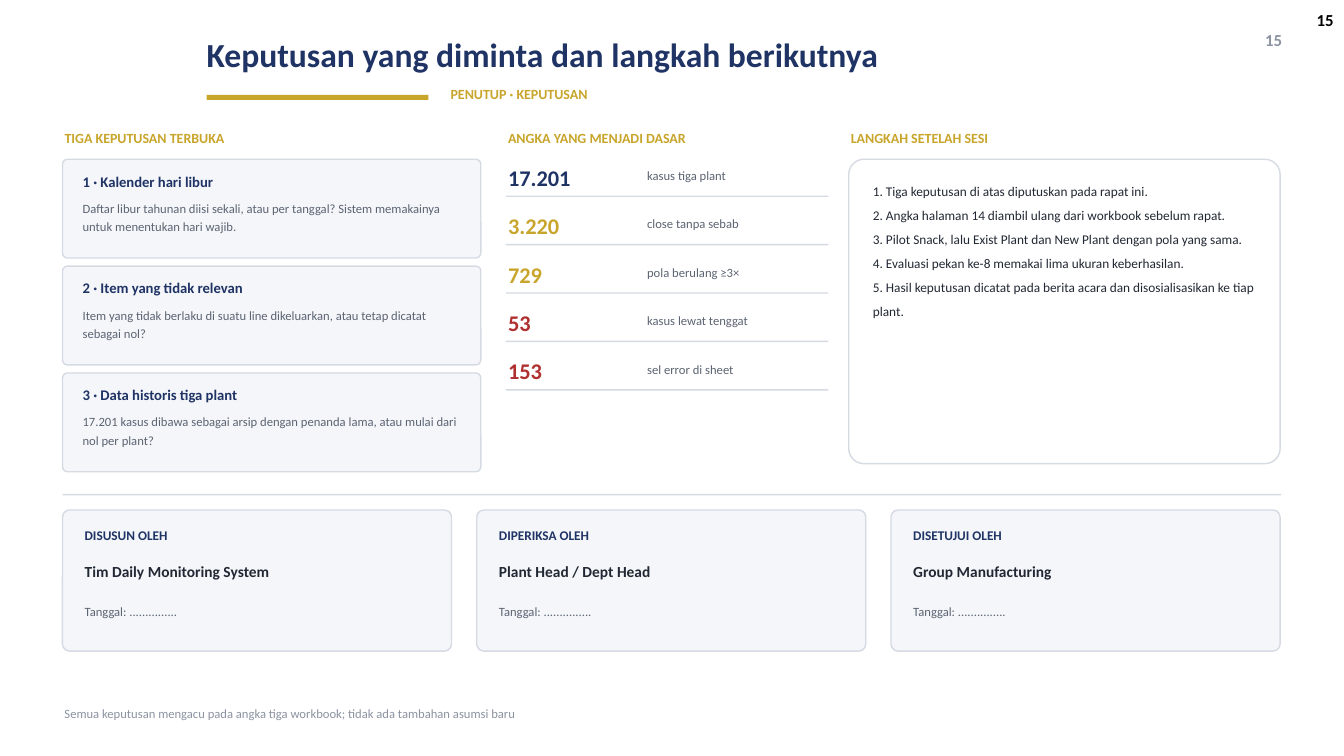
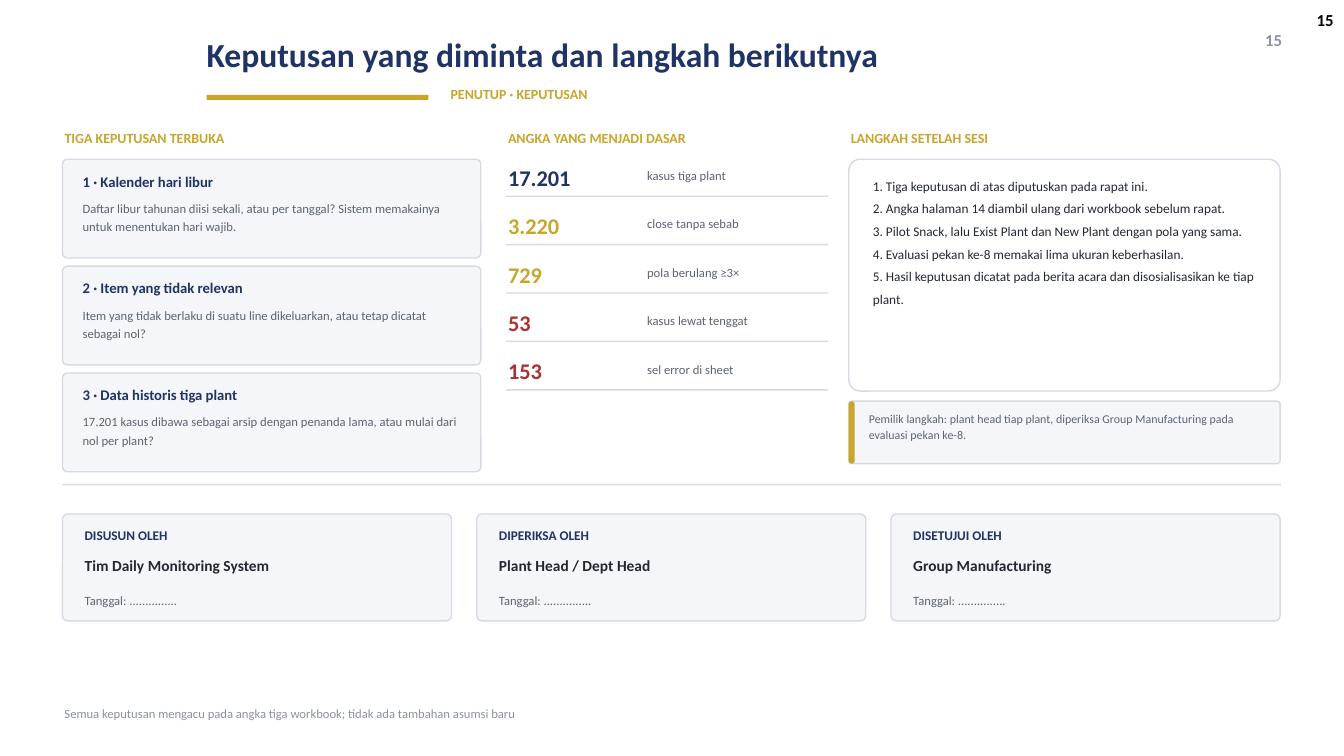
Before and after one commit to GalaxyDust/DailyMonitoringSystem_App, a slide deck: slide 15 of docs/DMS_Digitalisasi_v1.pptx. Drawn at 1344x756 pixels with LibreOffice and Linux fonts; fonts in the diff are those of the drawing; background and template pictures are left out. Boxes give left, top, right and bottom in pixels: in the first picture for what was removed or moved away, otherwise in the second. Text is boxed around its words. In the diff, an @@ line names an element or a change of style, - is before the commit and + after.

```diff
--- a/docs/DMS_Digitalisasi_v1.pptx
+++ b/docs/DMS_Digitalisasi_v1.pptx
@@ rounded rectangle: place and size @@
-rounded rectangle at [849, 159, 1280, 464]
+rounded rectangle at [849, 159, 1280, 391]
@@ text "1. Tiga keputusan di atas ..." at [873, 181, 1254, 306]: line spacing 1.5 to 1.42 @@
@@ rounded rectangle added at [849, 401, 1280, 464], fill #F4F6FA, outline #D5DAE3 1 pt @@
@@ rounded rectangle added at [849, 401, 855, 464], fill #C8A52B @@
@@ text added at [869, 414, 1234, 441], 8.5 pt, text #5C6472 @@
+Pemilik langkah: plant head tiap plant, diperiksa Group Manufacturing pada evaluasi pekan ke-8.
@@ 3 texts, 1 rectangle: place and size @@
-3 texts, 1 rectangle at [63, 494, 1281, 618]
+3 texts, 1 rectangle at [63, 484, 1281, 607]
@@ rounded rectangle: place and size @@
-rounded rectangle at [63, 510, 452, 651]
+rounded rectangle at [63, 514, 452, 621]
@@ rounded rectangle: place and size @@
-rounded rectangle at [477, 510, 866, 651]
+rounded rectangle at [477, 514, 866, 621]
@@ rounded rectangle: place and size @@
-rounded rectangle at [891, 510, 1280, 651]
+rounded rectangle at [891, 514, 1280, 621]
@@ 3 texts: place and size @@
-3 texts at [85, 566, 1052, 580]
+3 texts at [85, 560, 1052, 574]
```
Also in this commit, not shown: 4 other slides changed, 1 other file.
